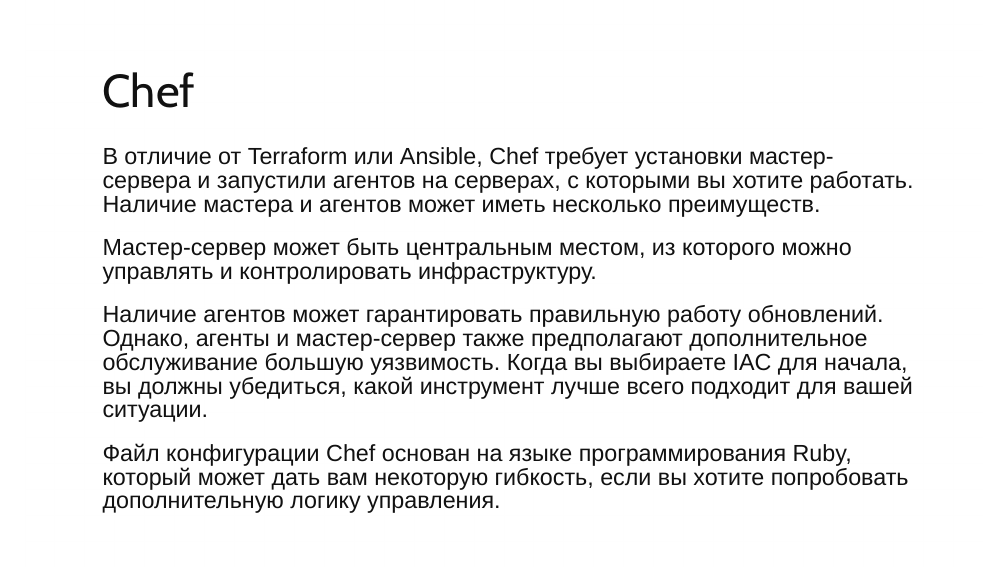
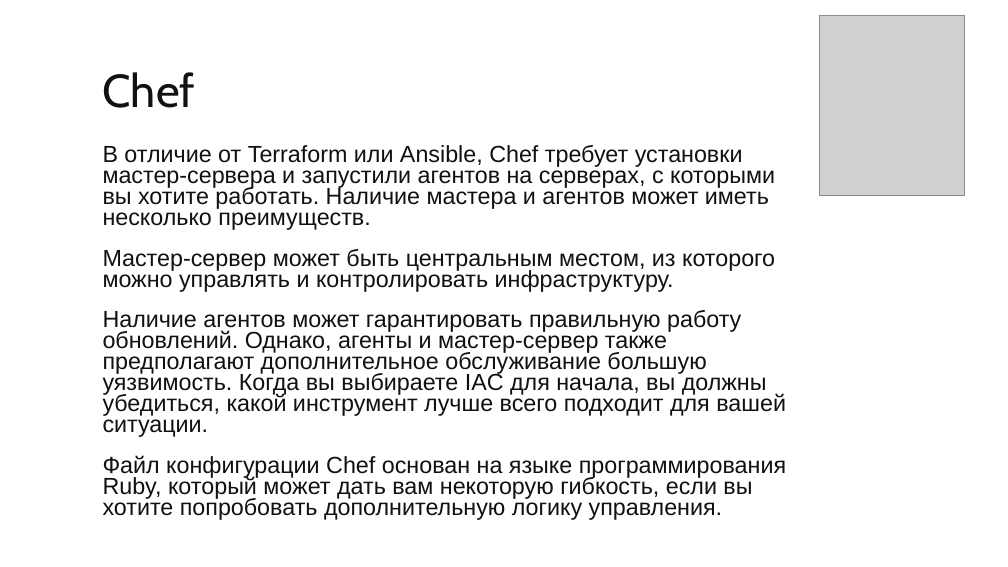
Before and after one commit to iu5git/DevOps, a slide deck: slide 15 of Лекции/Лекция11/Лекция_Terraform.pptx (slide 14 before the commit). Drawn at 1008x567 pixels with LibreOffice and Linux fonts; fonts in the diff are those of the drawing; grey boxes stand for pictures; background and template pictures are left out. Boxes give left, top, right and bottom in pixels: in the first picture for what was removed or moved away, otherwise in the second. Text is boxed around its words. In the diff, an @@ line names an element or a change of style, - is before the commit and + after.

Commit message:
terraform

```diff
--- a/Лекции/Лекция11/Лекция_Terraform.pptx
+++ b/Лекции/Лекция11/Лекция_Terraform.pptx
@@ picture added at [820, 16, 965, 196] @@
@@ text "В отличие от Terraform или ..." at [103, 145, 786, 520]: line spacing 0.85 to 0.75 @@
```
Also in this commit, not shown: 21 other slides changed, 7 slides added, 4 slides removed, 2 other files.
